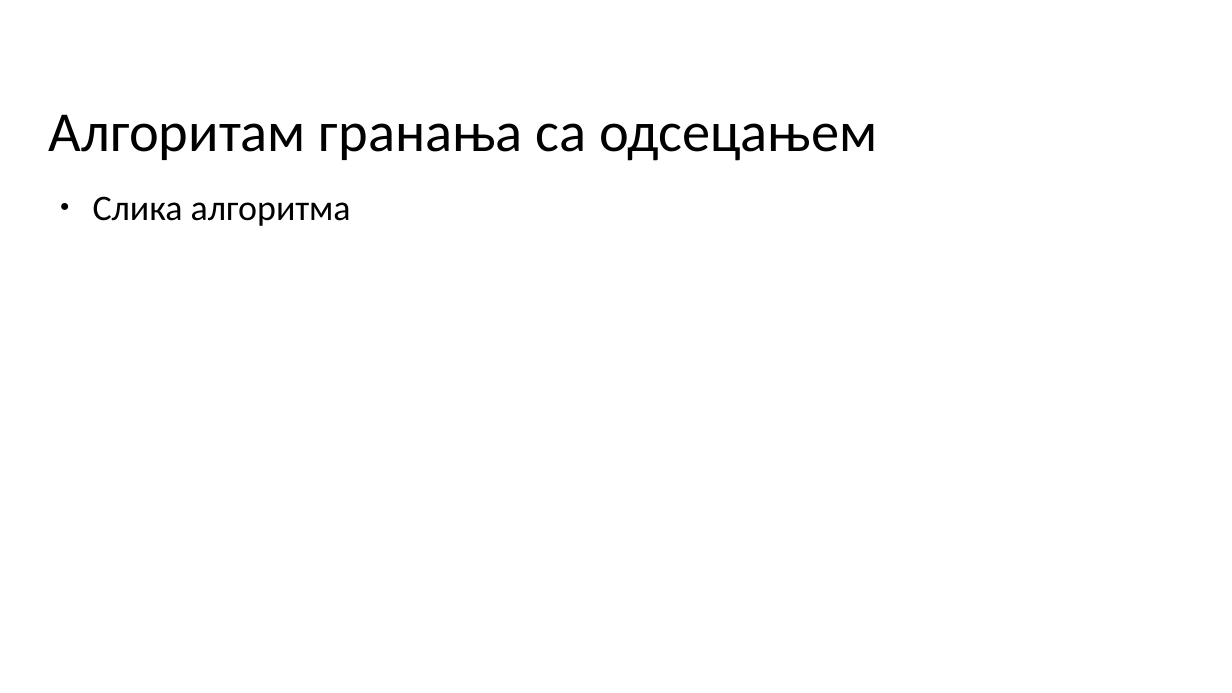
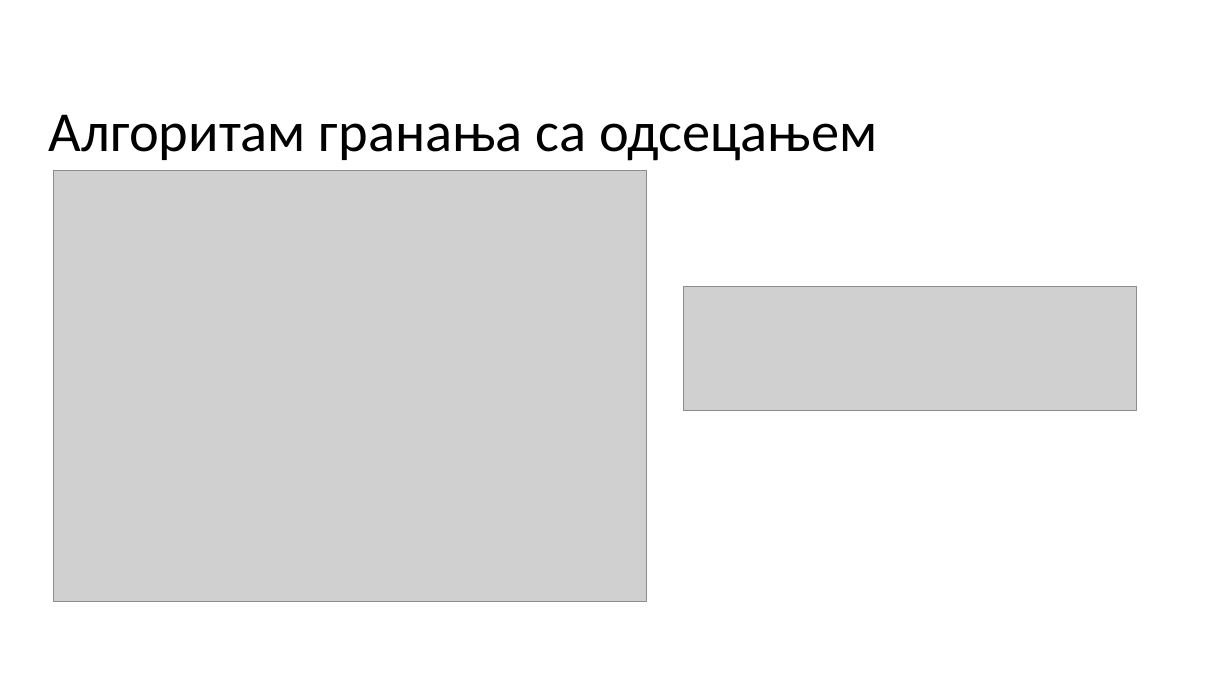
Before and after one commit to milosmikovic/Algorithms_For_Solving_Shortest_Common_Supersequence_Problem, a slide deck: slide 8 of Tekst/Prezentacija/MATF_primer_prezentacije.odp. Drawn at 1232x693 pixels with LibreOffice and Linux fonts; fonts in the diff are those of the drawing; grey boxes stand for pictures; background and template pictures are left out. Boxes give left, top, right and bottom in pixels: in the first picture for what was removed or moved away, otherwise in the second. Text is boxed around its words. In the diff, an @@ line names an element or a change of style, - is before the commit and + after.

```diff
--- a/Tekst/Prezentacija/MATF_primer_prezentacije.odp
+++ b/Tekst/Prezentacija/MATF_primer_prezentacije.odp
@@ picture added at bbox=[54, 171, 647, 603] @@
@@ text removed at bbox=[93, 196, 351, 226] @@
-● Слика алгоритма
@@ picture added at bbox=[684, 287, 1137, 410] @@
```
Also in this commit, not shown: 7 other slides changed, 4 slides added, 1 slide removed, 17 other files.
